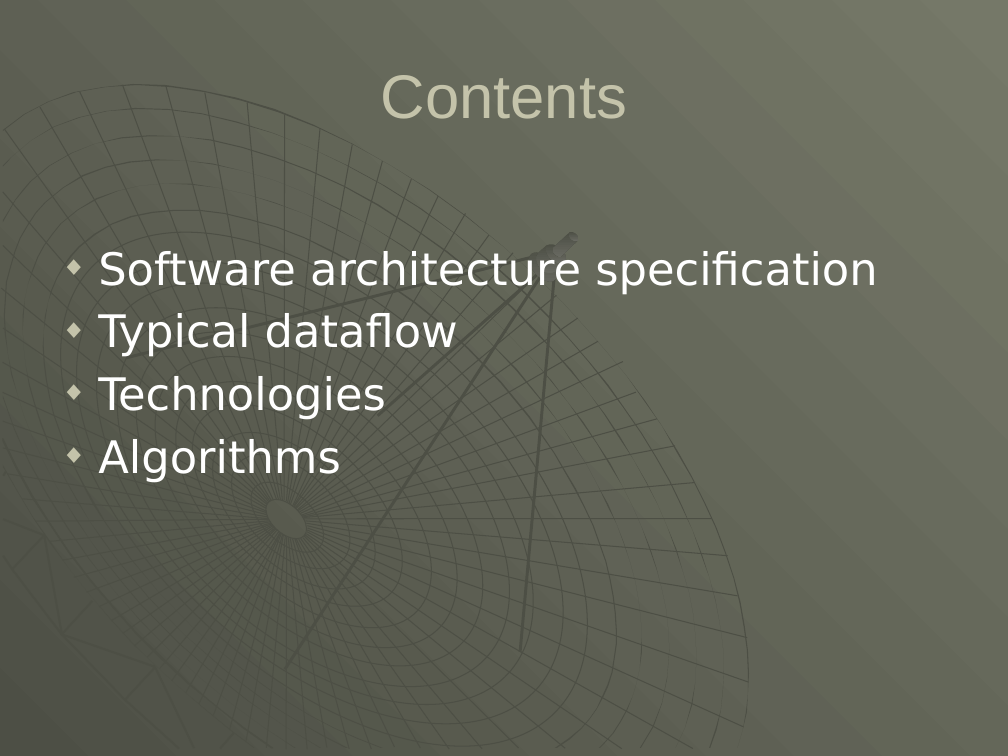
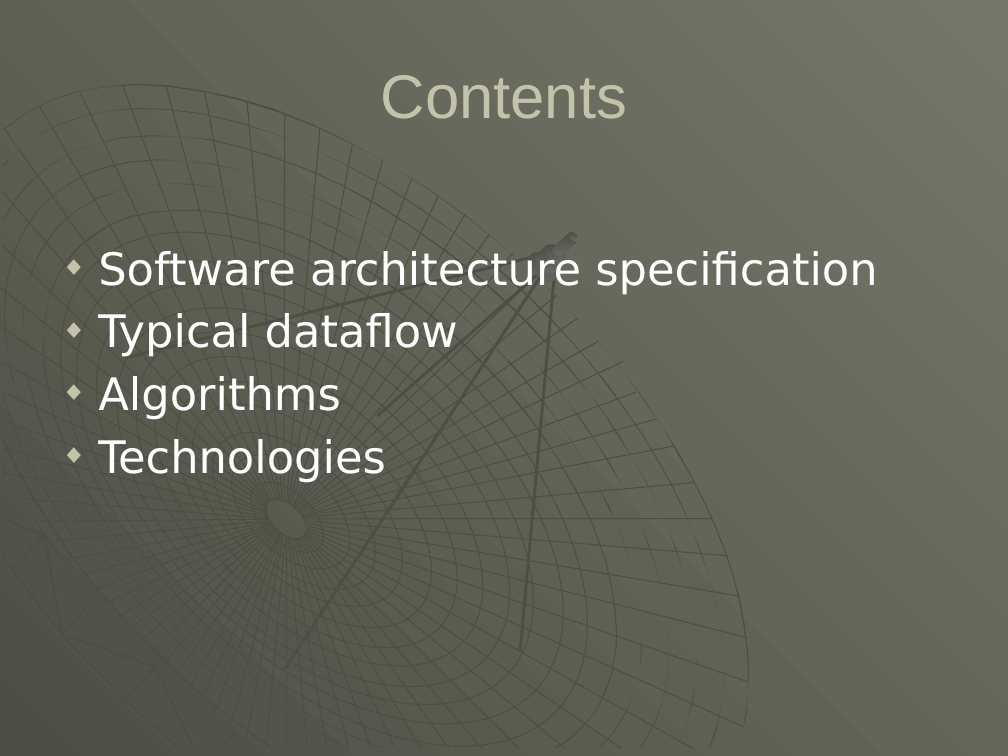
Before and after one commit to asorici/argument-act, a slide deck: slide 2 of presentations/milestone_3/Identification of argumentation acts in chat conversations.pptx. Drawn at 1008x756 pixels with LibreOffice and Linux fonts; fonts in the diff are those of the drawing. Boxes give left, top, right and bottom in pixels: in the first picture for what was removed or moved away, otherwise in the second. Text is boxed around its words. In the diff, an @@ line names an element or a change of style, - is before the commit and + after.

```diff
--- a/presentations/milestone_3/Identification of argumentation acts in chat conversations.pptx
+++ b/presentations/milestone_3/Identification of argumentation acts in chat conversations.pptx
@@ text at bbox=[98, 376, 341, 420]: paragraph added @@
+◆ Algorithms
@@ text at bbox=[98, 439, 341, 483]: paragraph removed @@
-◆ Algorithms
```
Also in this commit, not shown: 2 other slides changed, 4 slides added, 2 slides removed, 11 other files.
